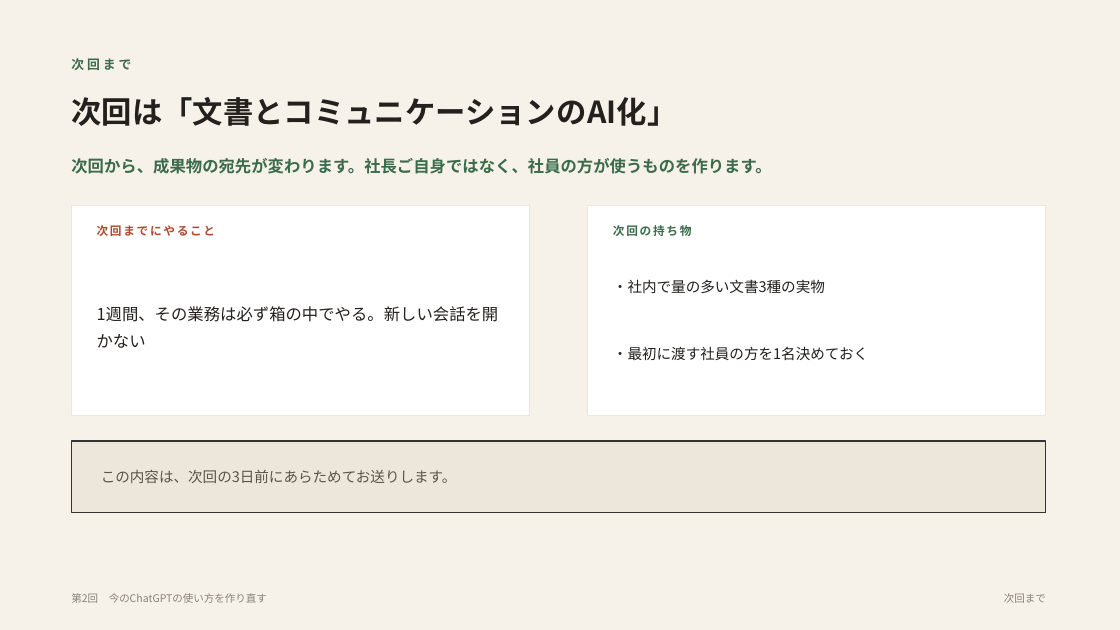
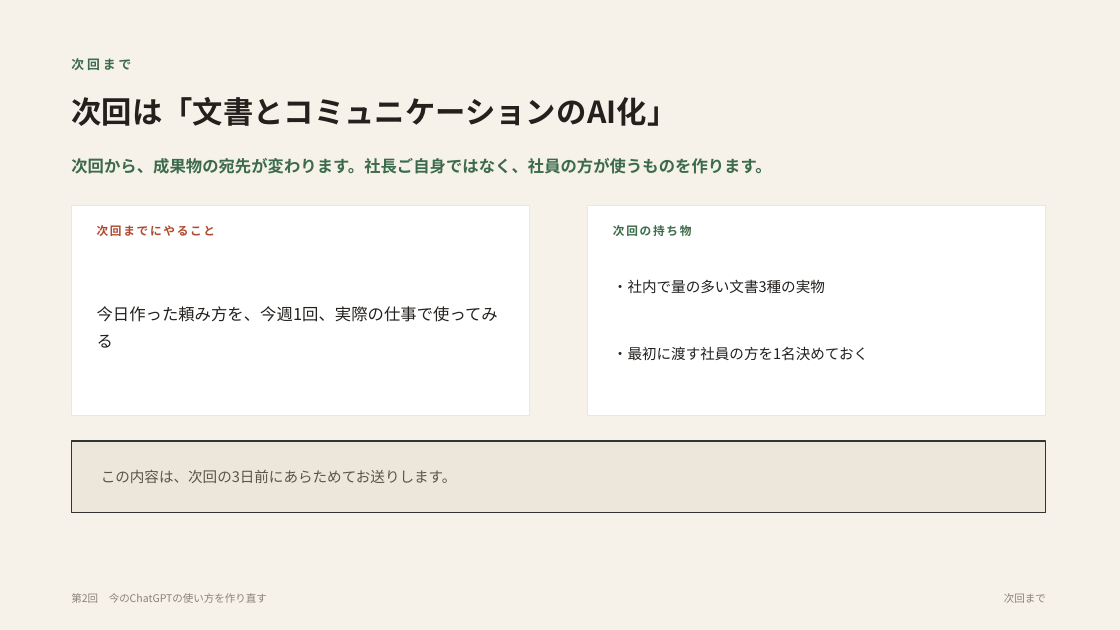
Before and after one commit to yusuke-aoki-bit/founders-ai-program, a slide deck: slide 14 of slides/pptx/第02回_今のChatGPTの使い方を作り直す.pptx. Drawn at 1120x630 pixels with LibreOffice and Linux fonts; fonts in the diff are those of the drawing. Boxes give left, top, right and bottom in pixels: in the first picture for what was removed or moved away, otherwise in the second. Text is boxed around its words. In the diff, an @@ line names an element or a change of style, - is before the commit and + after.

```diff
--- a/slides/pptx/第02回_今のChatGPTの使い方を作り直す.pptx
+++ b/slides/pptx/第02回_今のChatGPTの使い方を作り直す.pptx
@@ text at (x1=97, y1=306, x2=498, y2=348): text changed @@
-1週間、その業務は必ず箱の中でやる。新しい会話を開かない
+今日作った頼み方を、今週1回、実際の仕事で使ってみる
```
Also in this commit, not shown: 9 other slides changed, 10 other files.
